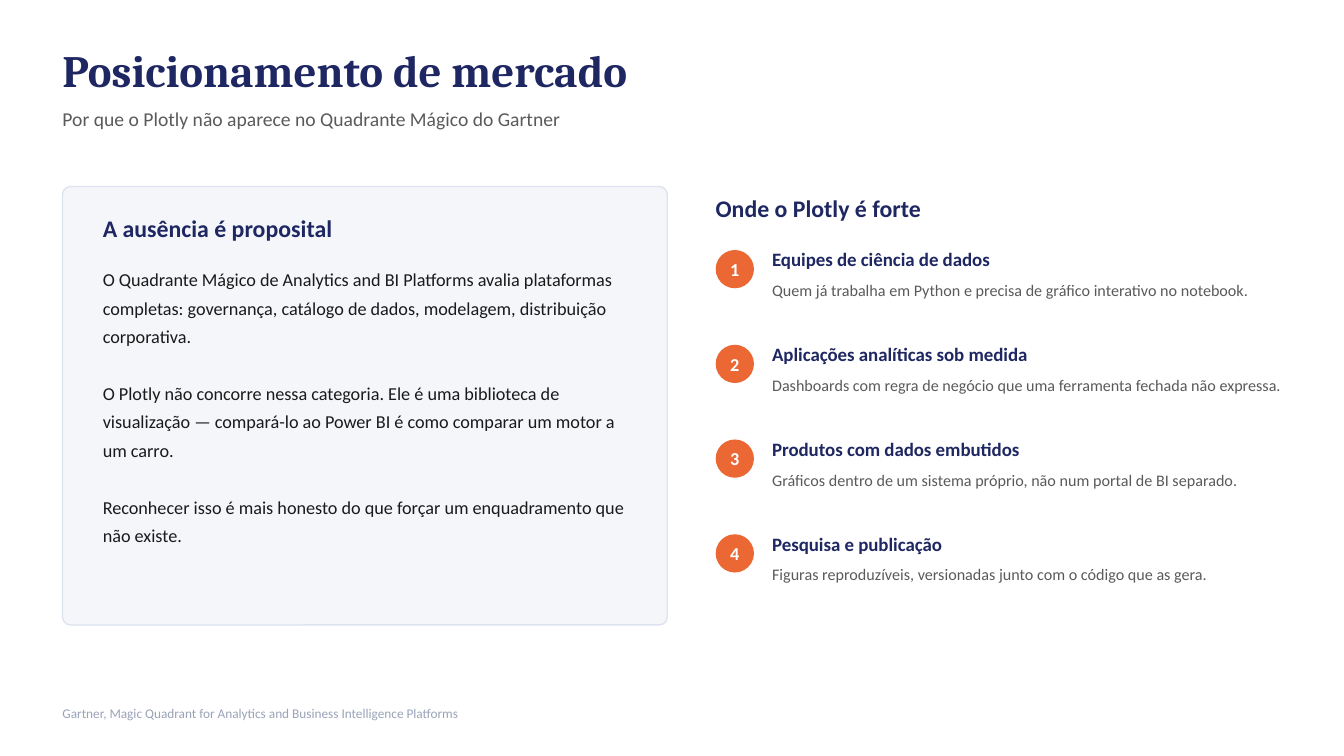
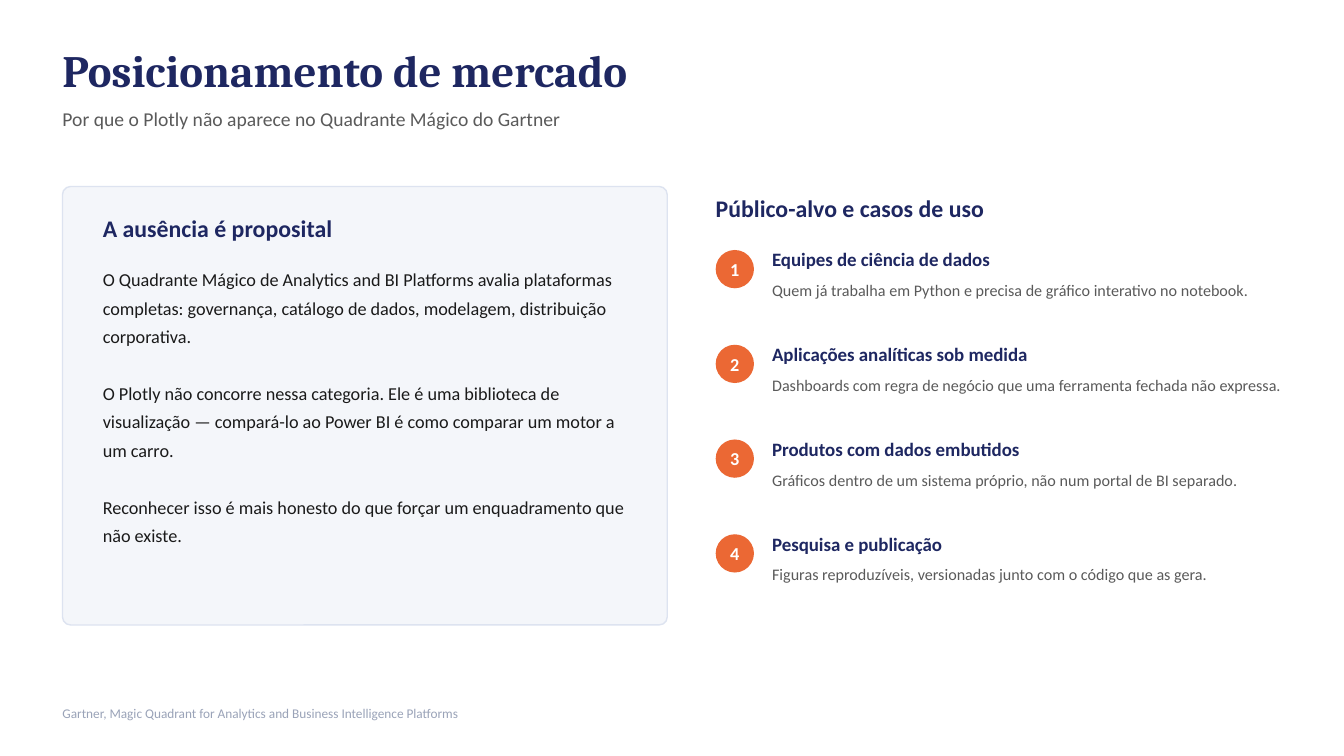
Before and after one commit to mendoncaluucas/DataScience, a slide deck: slide 5 of docs/slides.pptx. Drawn at 1344x756 pixels with LibreOffice and Linux fonts; fonts in the diff are those of the drawing. Boxes give left, top, right and bottom in pixels: in the first picture for what was removed or moved away, otherwise in the second. Text is boxed around its words. In the diff, an @@ line names an element or a change of style, - is before the commit and + after.

```diff
--- a/docs/slides.pptx
+++ b/docs/slides.pptx
@@ text at box(716, 200, 984, 217): text changed @@
-Onde o Plotly é forte
+Público-alvo e casos de uso
```
Also in this commit, not shown: 3 other slides changed, 2 slides added, 2 other files.
